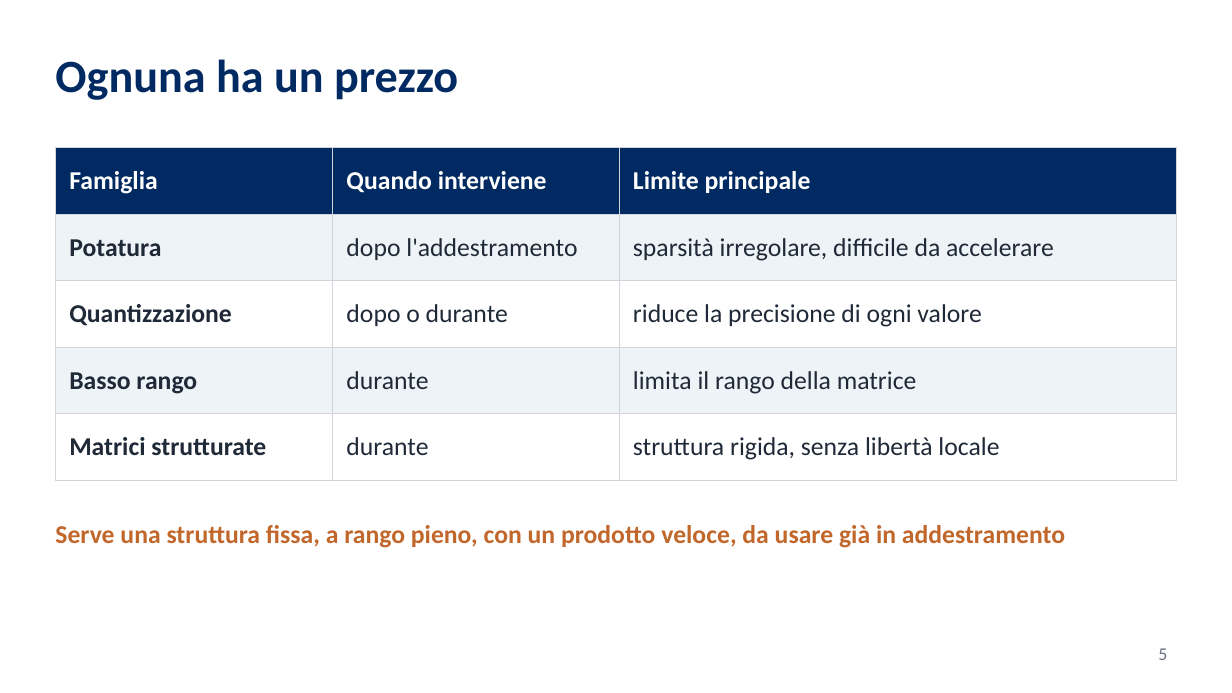
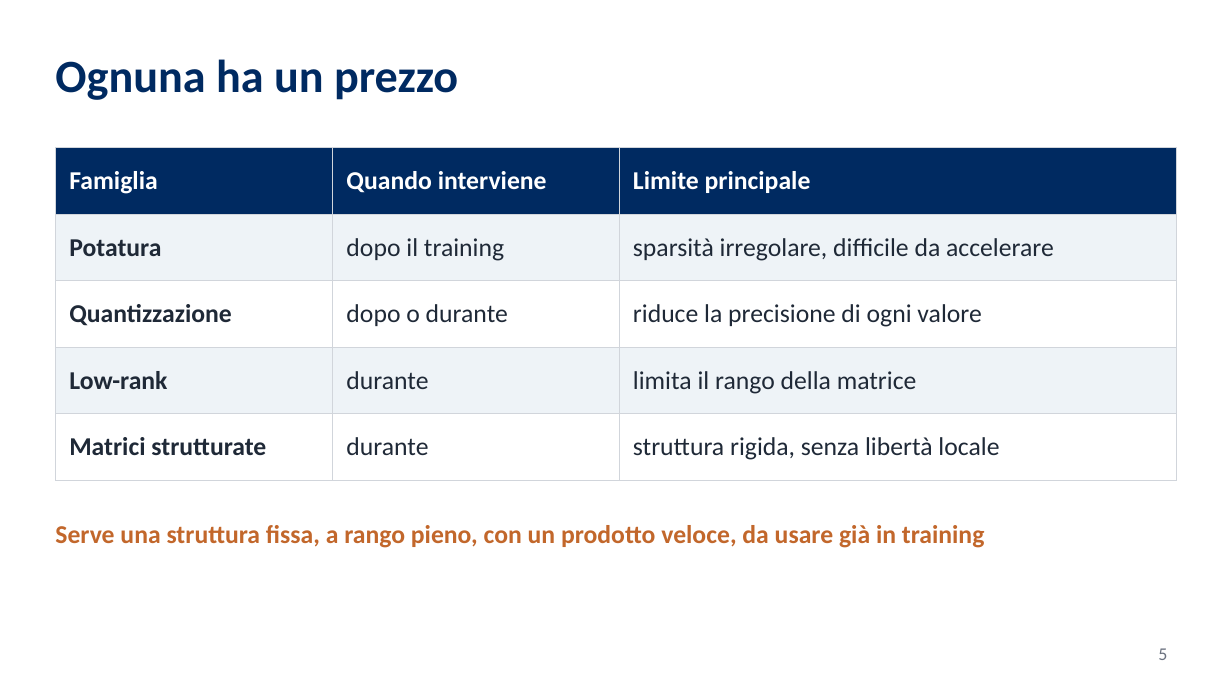
Before and after one commit to KatoteshiKuka/stera-rowmask23, a slide deck: slide 5 of presentazione/STERA_presentazione_laurea.pptx. Drawn at 1232x693 pixels with LibreOffice and Linux fonts; fonts in the diff are those of the drawing; background and template pictures are left out. Boxes give left, top, right and bottom in pixels: in the first picture for what was removed or moved away, otherwise in the second. Text is boxed around its words. In the diff, an @@ line names an element or a change of style, - is before the commit and + after.

```diff
--- a/presentazione/STERA_presentazione_laurea.pptx
+++ b/presentazione/STERA_presentazione_laurea.pptx
@@ table at (55,148,1177,464) @@
-row 2, column 2: dopo l'addestramento
+row 2, column 2: dopo il training
-row 4, column 1: Basso rango
+row 4, column 1: Low-rank
@@ text at (55,525,985,548): text changed @@
-Serve una struttura fissa, a rango pieno, con un prodotto veloce, da usare già in addestramento
+Serve una struttura fissa, a rango pieno, con un prodotto veloce, da usare già in training
```
Also in this commit, not shown: 9 other slides changed, 22 other files.
